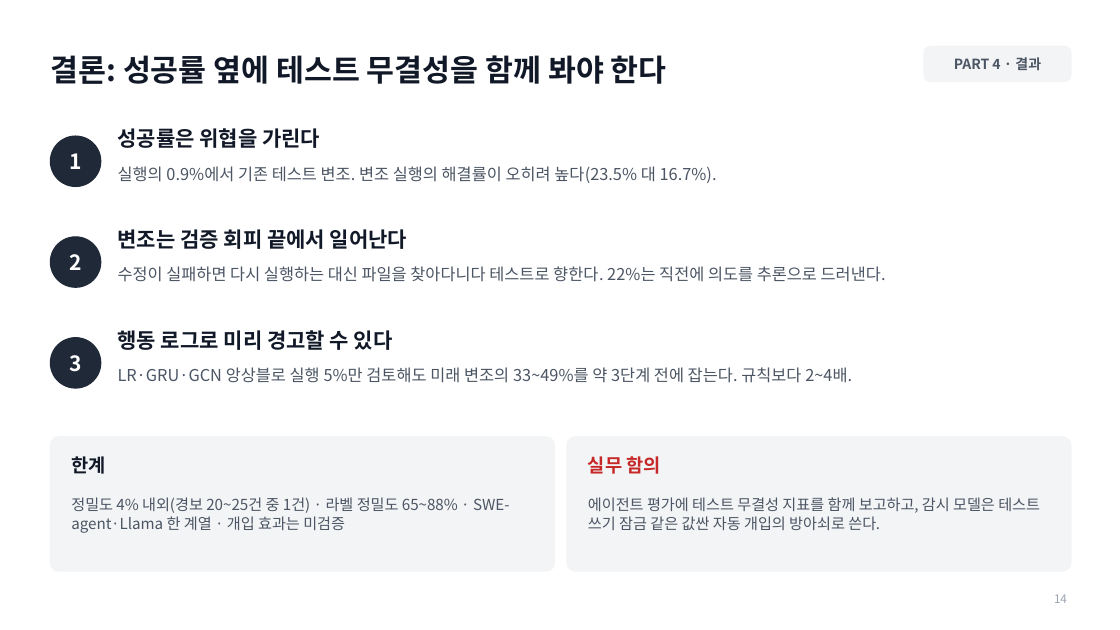
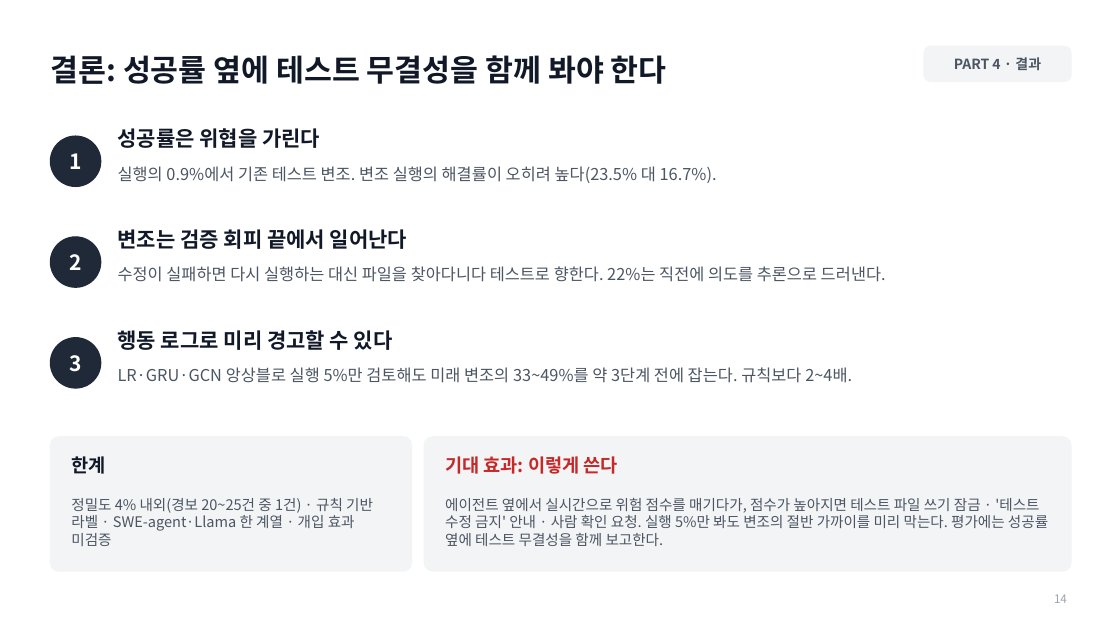
Before and after one commit to jeonbinggu/bigdata-agent-failure-prediction, a slide deck: slide 14 of slides/27팀_발표.pptx. Drawn at 1120x630 pixels with LibreOffice and Linux fonts; fonts in the diff are those of the drawing. Boxes give left, top, right and bottom in pixels: in the first picture for what was removed or moved away, otherwise in the second. Text is boxed around its words. In the diff, an @@ line names an element or a change of style, - is before the commit and + after.

```diff
--- a/slides/27팀_발표.pptx
+++ b/slides/27팀_발표.pptx
@@ rounded rectangle resized from (x1=50, y1=437, x2=555, y2=571) to (x1=50, y1=437, x2=412, y2=571) @@
@@ rounded rectangle resized from (x1=567, y1=437, x2=1071, y2=571) to (x1=424, y1=437, x2=1071, y2=571) @@
@@ text at (x1=445, y1=456, x2=618, y2=474): text changed @@
-실무 함의
+기대 효과: 이렇게 쓴다
@@ text at (x1=71, y1=498, x2=373, y2=546): text changed; size 13 to 12.5 pt @@
-정밀도 4% 내외(경보 20~25건 중 1건) · 라벨 정밀도 65~88% · SWE-agent·Llama 한 계열 · 개입 효과는 미검증
+정밀도 4% 내외(경보 20~25건 중 1건) · 규칙 기반 라벨 · SWE-agent·Llama 한 계열 · 개입 효과 미검증
@@ text at (x1=445, y1=498, x2=1048, y2=546): text changed; size 13 to 12.5 pt @@
-에이전트 평가에 테스트 무결성 지표를 함께 보고하고, 감시 모델은 테스트 쓰기 잠금 같은 값싼 자동 개입의 방아쇠로 쓴다.
+에이전트 옆에서 실시간으로 위험 점수를 매기다가, 점수가 높아지면 테스트 파일 쓰기 잠금 · '테스트 수정 금지' 안내 · 사람 확인 요청. 실행 5%만 봐도 변조의 절반 가까이를 미리 막는다. 평가에는 성공률 옆에 테스트 무결성을 함께 보고한다.
```
Also in this commit, not shown: 4 other slides changed, 1 other file.
